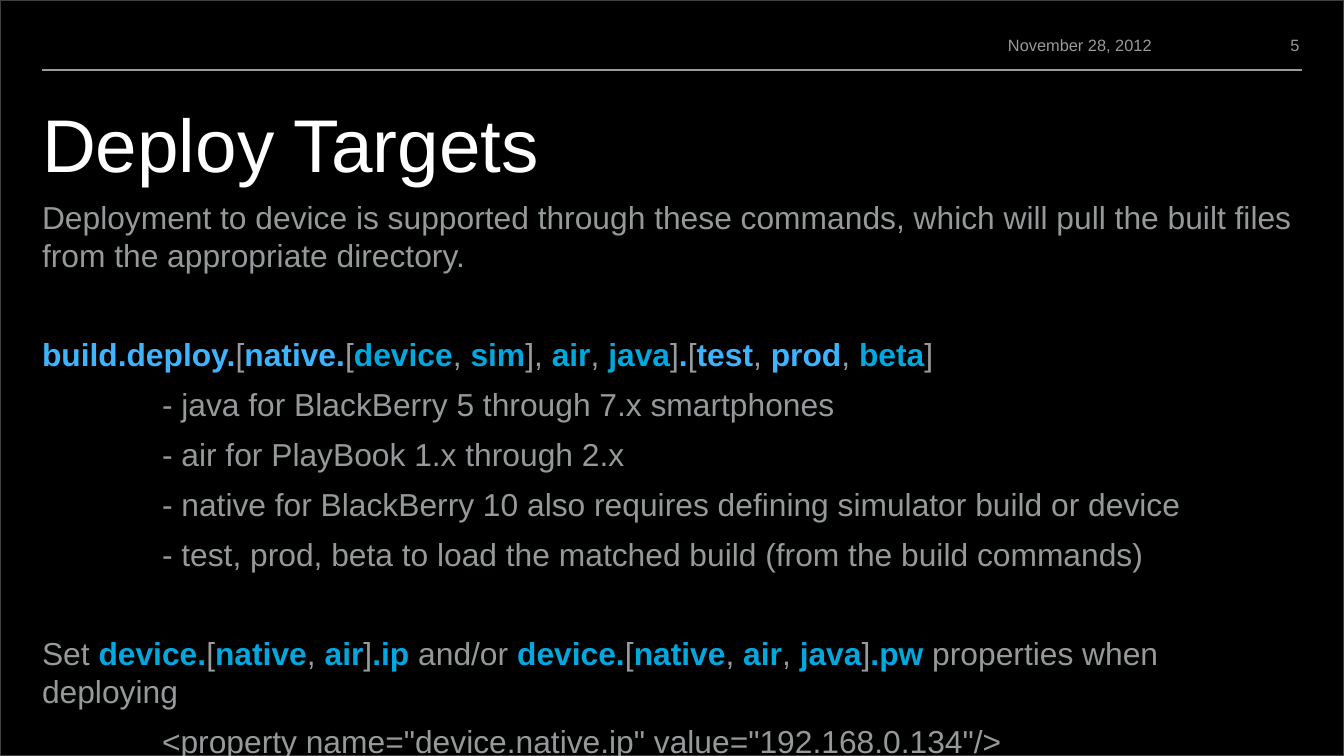
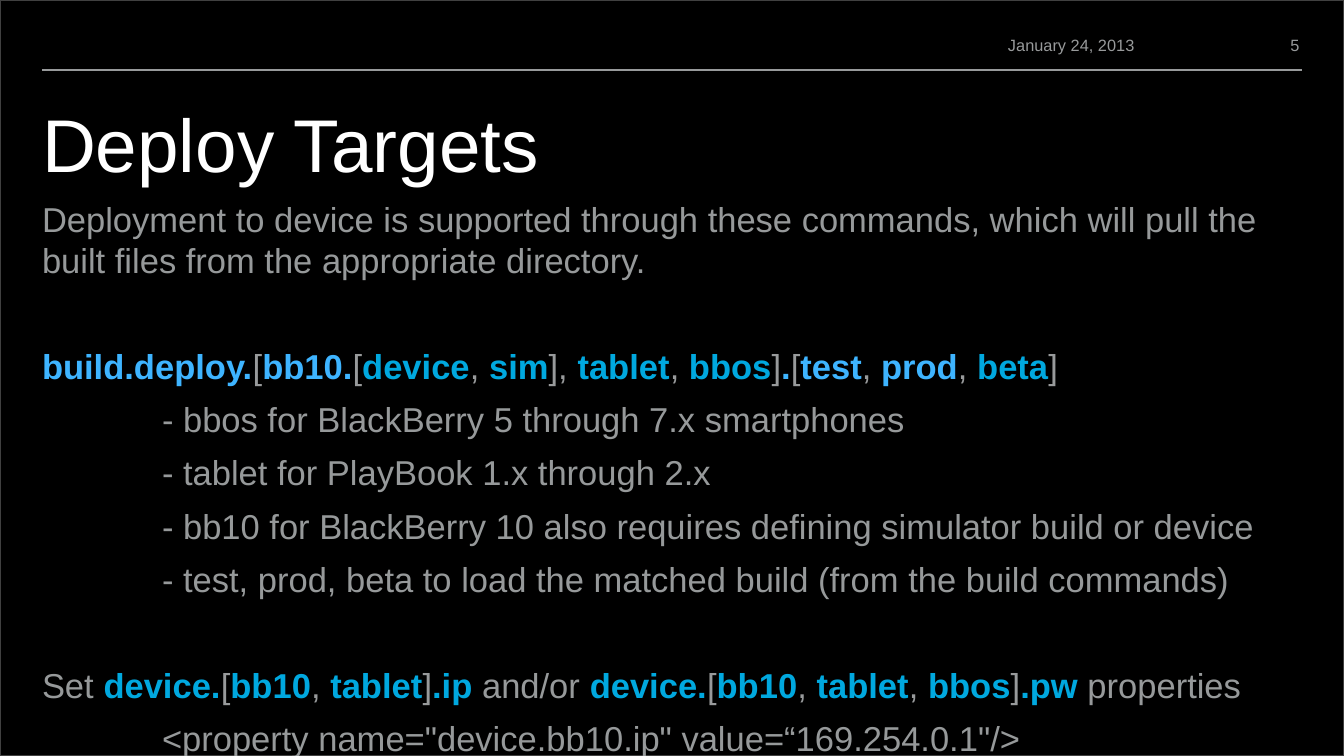
Before and after one commit to blackberry/BB10-WebWorks-Community-Samples, a slide deck: slide 5 of Ant-Build-Script/WebWorksBuildScript.pptx. Drawn at 1344x756 pixels with LibreOffice and Linux fonts; fonts in the diff are those of the drawing; background and template pictures are left out. Boxes give left, top, right and bottom in pixels: in the first picture for what was removed or moved away, otherwise in the second. Text is boxed around its words. In the diff, an @@ line names an element or a change of style, - is before the commit and + after.

Commit message:
Updated documentation on target name changes

```diff
--- a/Ant-Build-Script/WebWorksBuildScript.pptx
+++ b/Ant-Build-Script/WebWorksBuildScript.pptx
@@ text at [1008,39,1134,55]: text changed @@
-November 28, 2012
+January 24, 2013
@@ text at [42,207,1256,599]: size 27.2 to 29.6 pt in "Deployment to device is supported through these ...", "- test, prod, beta to load the ..." @@
@@ text at [42,354,1254,546]: text changed; size 27.2 to 29.6 pt @@
-build.deploy.[native.[device, sim], air, java].[test, prod, beta]
-- java for BlackBerry 5 through 7.x smartphones
-- air for PlayBook 1.x through 2.x
-- native for BlackBerry 10 also requires defining simulator build or device
+build.deploy.[bb10.[device, sim], tablet, bbos].[test, prod, beta]
+- bbos for BlackBerry 5 through 7.x smartphones
+- tablet for PlayBook 1.x through 2.x
+- bb10 for BlackBerry 10 also requires defining simulator build or device
@@ text at [42,673,1240,756]: text changed; size 27.2 to 29.6 pt @@
-Set device.[native, air].ip and/or device.[native, air, java].pw properties when deploying
-<property name="device.native.ip" value="192.168.0.134"/>
-<property name="device.native.pw" value="" />
+Set device.[bb10, tablet].ip and/or device.[bb10, tablet, bbos].pw properties
+<property name="device.bb10.ip" value=“169.254.0.1"/>
+<property name="device.bb10.pw" value=“******" />
```
Also in this commit, not shown: 5 other slides changed, 1 other file.
